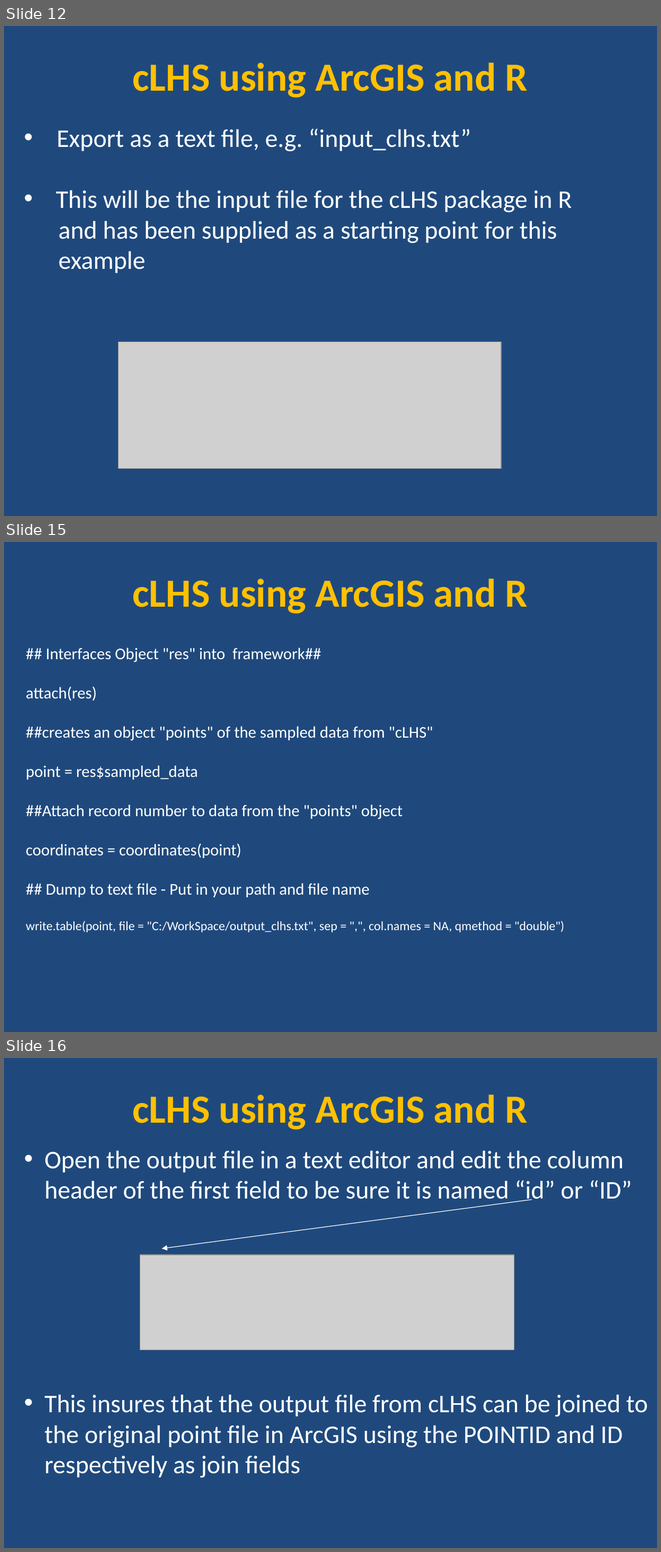
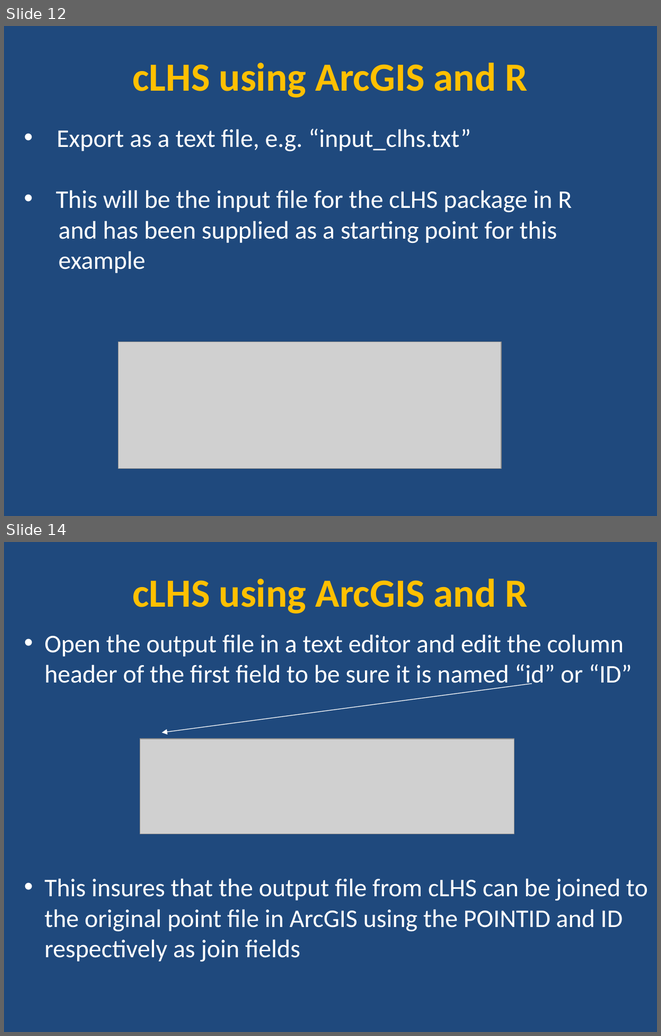
Before and after one commit to ncss-tech/stats_for_soil_survey, a slide deck: presentations/3_sampling/sampling_cLHS_example/cLHS_sampling_R_example.pptx. Shown one above the other, each under a label of ours: slides 12, 15 and 16 before the commit, slides 12 and 14 after it; the slides between them are not shown. The pictures are 661x1552 and 661x1036 pixels, drawn with LibreOffice and Linux fonts; fonts in the diff are those of the drawing; grey boxes stand for pictures. Boxes give left, top, right and bottom in pixels: in the first picture for what was removed or moved away, otherwise in the second. Text is boxed around its words. In the diff, an @@ line names an element or a change of style, - is before the commit and + after.

```diff
--- a/presentations/3_sampling/sampling_cLHS_example/cLHS_sampling_R_example.pptx
+++ b/presentations/3_sampling/sampling_cLHS_example/cLHS_sampling_R_example.pptx
@@ slide 15 removed at (x1=4, y1=542, x2=657, y2=1032), background #1F497D @@
@@ title removed at (x1=132, y1=579, x2=528, y2=614) @@
-cLHS using ArcGIS and R
@@ text removed at (x1=26, y1=647, x2=564, y2=932) @@
-## Interfaces Object "res" into framework##
-attach(res)
-##creates an object "points" of the sampled data from "cLHS"
-point = res$sampled_data
-##Attach record number to data from the "points" object
-coordinates = coordinates(point)
-## Dump to text file - Put in your path and file name
-write.table(point, file = "C:/WorkSpace/output_clhs.txt", sep = ",", col.names = NA, qmethod = "double")
@@ what was slide 16 is now slide 14 @@
```
Also in this commit, not shown: 3 slides changed, 1 other slide removed, 1 other file.
